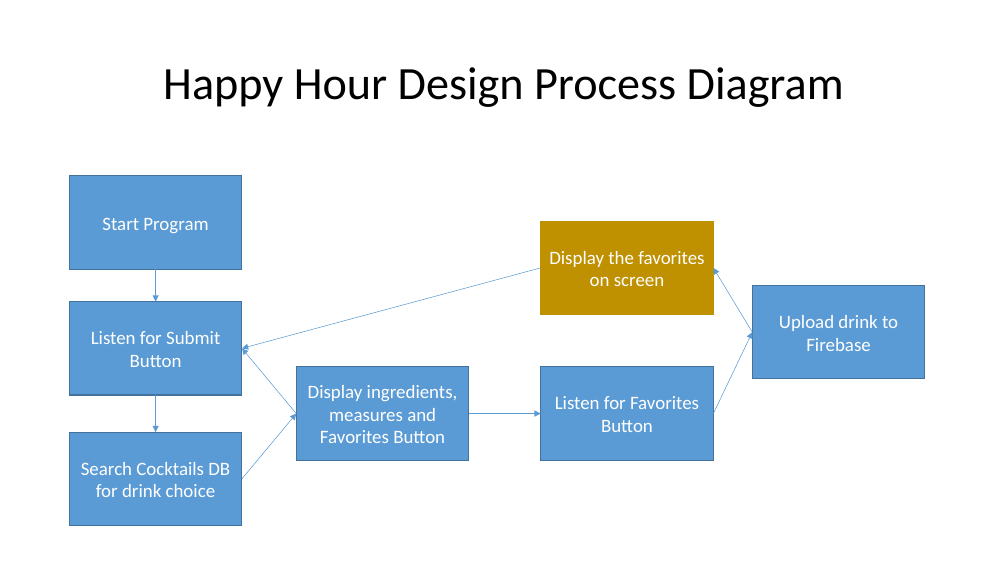
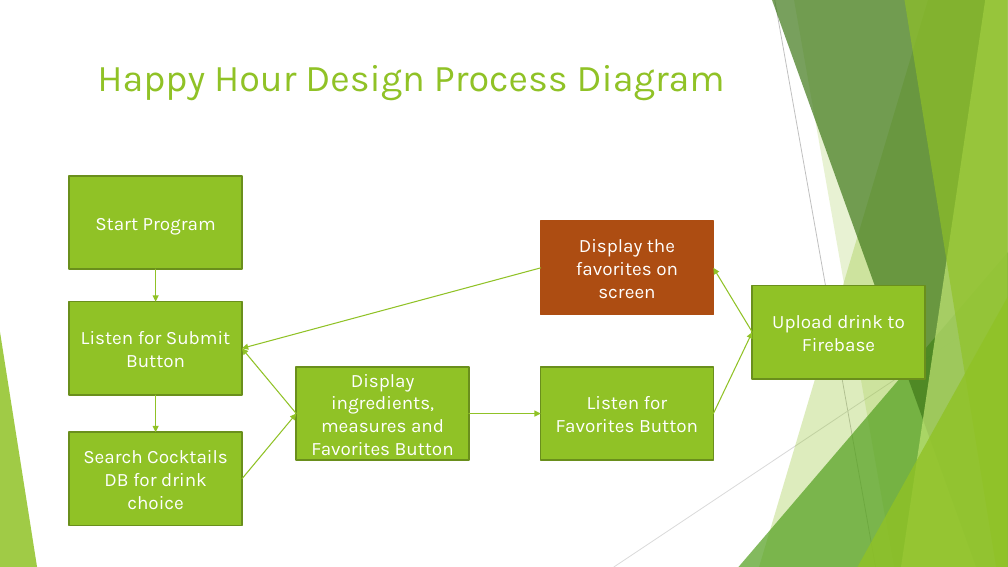
Before and after one commit to WyntonD/Designated-Drinker, a slide deck: slide 4 of assets/presentation/Happy Hour.pptx. Drawn at 1008x567 pixels with LibreOffice and Linux fonts; fonts in the diff are those of the drawing. Boxes give left, top, right and bottom in pixels: in the first picture for what was removed or moved away, otherwise in the second. Text is boxed around its words. In the diff, an @@ line names an element or a change of style, - is before the commit and + after.

Commit message:
updated ppt file

```diff
--- a/assets/presentation/Happy Hour.pptx
+++ b/assets/presentation/Happy Hour.pptx
@@ title "Happy Hour Design Process Diagram": place and size @@
-title "Happy Hour Design Process Diagram" at box(163, 67, 844, 107)
+title "Happy Hour Design Process Diagram" at box(97, 65, 725, 101)
@@ title "Happy Hour Design Process Diagram" at box(97, 65, 725, 101): size 44 to 36 pt, font Calibri to Karla, text colour #000000 to #90C226; line spacing 0.9 to 1; vertical alignment middle to top @@
@@ rectangle "Display the favorites on screen" at box(541, 222, 713, 315): font Calibri to Karla; fill #BF9000 to #AD4C12; outline #BF9000 1 pt to #AD4C12 1.5 pt @@
@@ arrow (156, 269) - (156, 302): stroke #5B9BD5 0.5 pt to #90C226 1 pt @@
@@ arrow (541, 268) - (242, 349): stroke #5B9BD5 0.5 pt to #90C226 1 pt @@
@@ arrow (752, 332) - (714, 268): stroke #5B9BD5 0.5 pt to #90C226 1 pt @@
@@ font Calibri to Karla; fill #5B9BD5 to #90C226; outline #43739E 1 pt to #6B901C 1.5 pt in 6 elements at box(70, 176, 242, 270), box(296, 367, 469, 461), box(70, 433, 242, 526), box(70, 302, 242, 395), box(541, 367, 713, 461), box(752, 286, 925, 380) @@
@@ group added at box(0, 0, 1008, 567): 5 freeform shapes, 3 triangles, 2 lines @@
@@ arrow (296, 414) - (242, 349): stroke #5B9BD5 0.5 pt to #90C226 1 pt @@
@@ arrow (714, 414) - (752, 332): stroke #5B9BD5 0.5 pt to #90C226 1 pt @@
@@ arrow (156, 395) - (156, 433): stroke #5B9BD5 0.5 pt to #90C226 1 pt @@
@@ arrow (242, 479) - (296, 414): stroke #5B9BD5 0.5 pt to #90C226 1 pt @@
@@ arrow (469, 414) - (541, 414): stroke #5B9BD5 0.5 pt to #90C226 1 pt @@
```
Also in this commit, not shown: 9 other slides changed, 13 other files.
